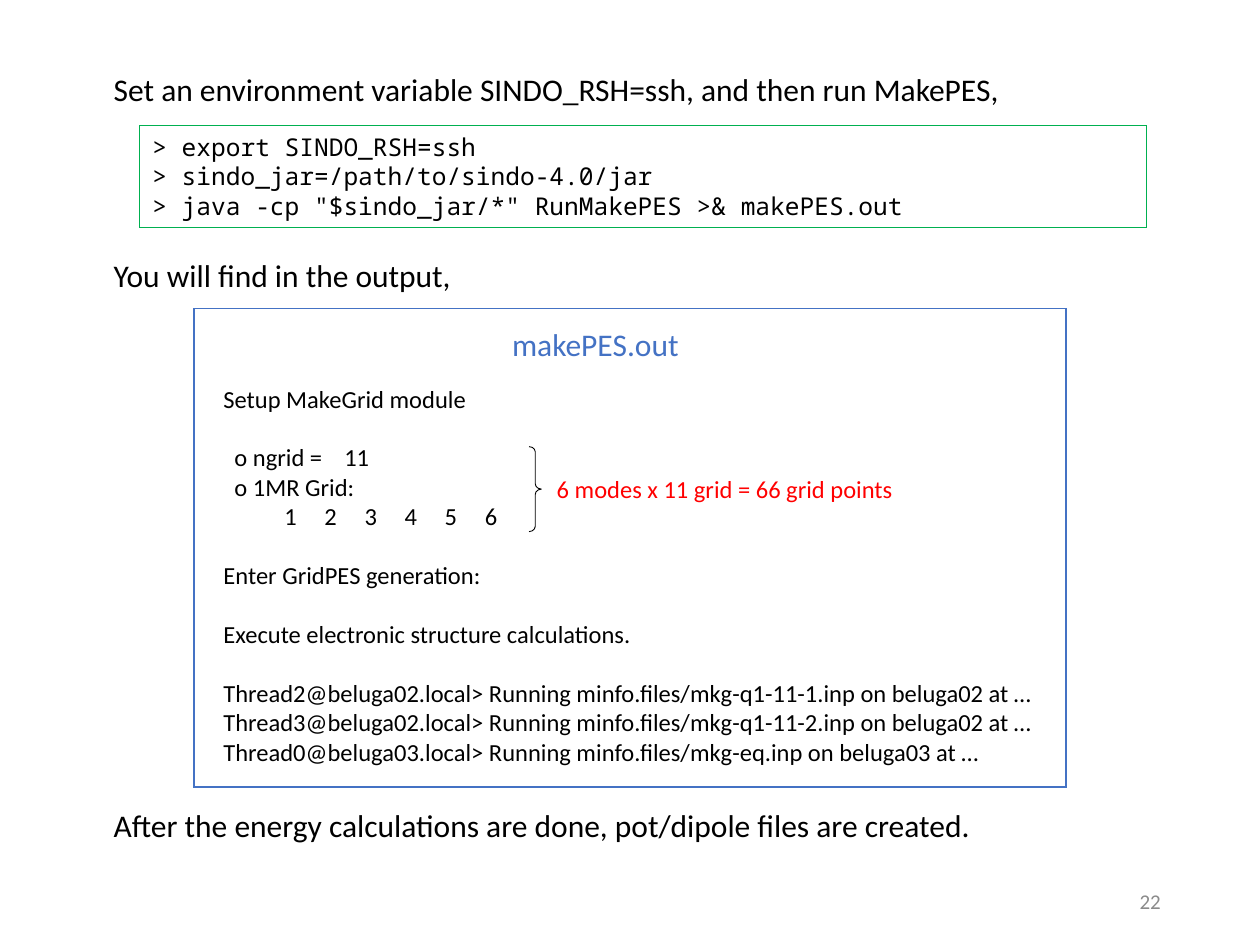
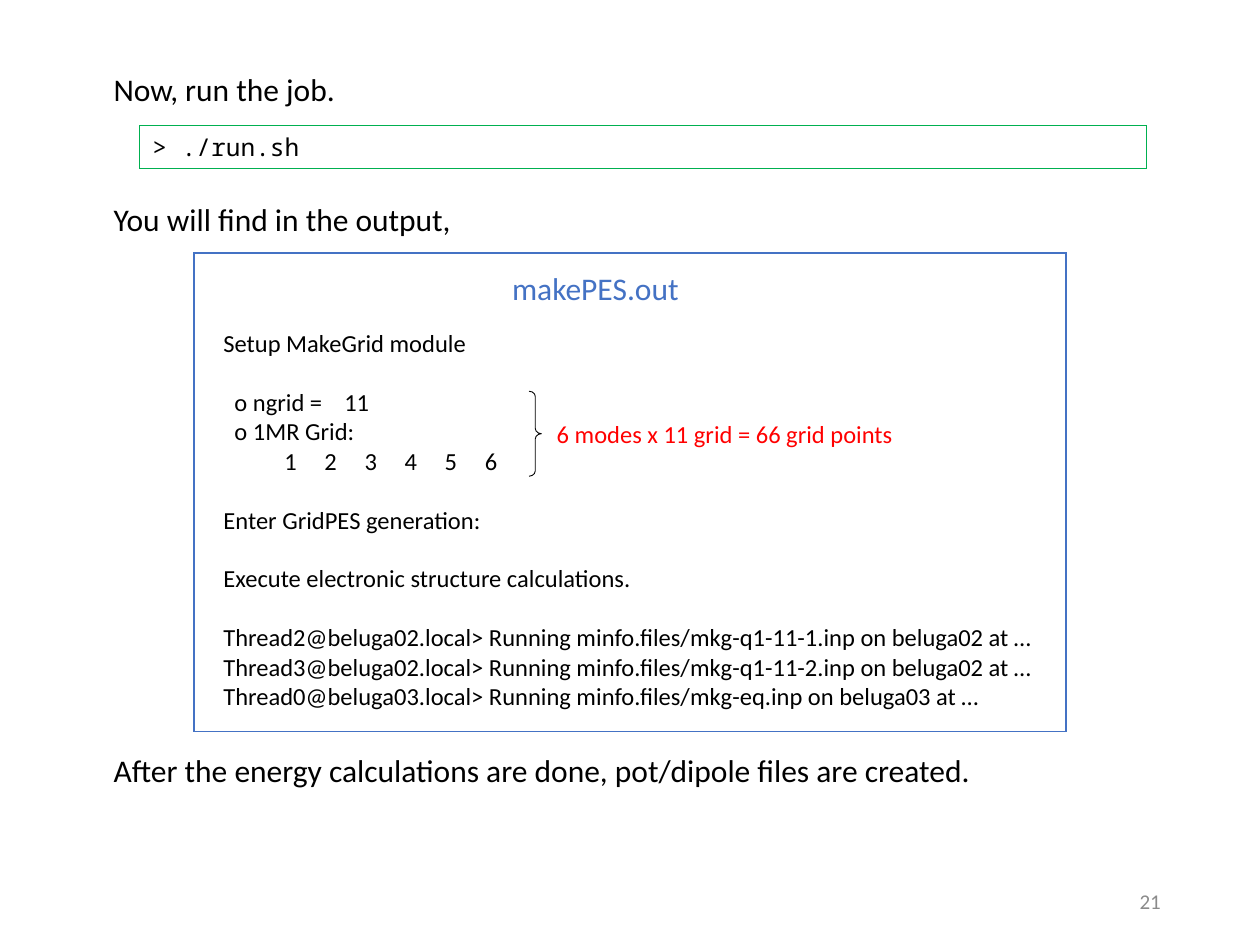
Before and after one commit to yagikiyoshi/sindo, a slide deck: slide 22 of doc/MakePES/usage_MakePES.pptx (slide 23 before the commit). Drawn at 1260x945 pixels with LibreOffice and Linux fonts; fonts in the diff are those of the drawing. Boxes give left, top, right and bottom in pixels: in the first picture for what was removed or moved away, otherwise in the second. Text is boxed around its words. In the diff, an @@ line names an element or a change of style, - is before the commit and + after.

```diff
--- a/doc/MakePES/usage_MakePES.pptx
+++ b/doc/MakePES/usage_MakePES.pptx
@@ text at (x1=114, y1=79, x2=335, y2=107): text changed @@
-Set an environment variable SINDO_RSH=ssh, and then run MakePES,
+Now, run the job.
@@ rectangle "> ./run.sh" resized from (x1=140, y1=126, x2=1147, y2=228) to (x1=140, y1=126, x2=1147, y2=169) @@
@@ text in rectangle at (x1=182, y1=137, x2=300, y2=157): text changed @@
-> export SINDO_RSH=ssh
-> sindo_jar=/path/to/sindo-4.0/jar
-> java -cp "$sindo_jar/*" RunMakePES >& makePES.out
+> ./run.sh
@@ 5 texts, 1 rectangle, 1 right brace moved together from (x1=114, y1=265, x2=1066, y2=843) to (x1=114, y1=209, x2=1066, y2=788) @@
@@ page number at (x1=1140, y1=895, x2=1161, y2=909): text changed @@
-22
+21
```
Also in this commit, not shown: 22 other slides changed, 1 slide added, 2 slides removed, 23 other files.
